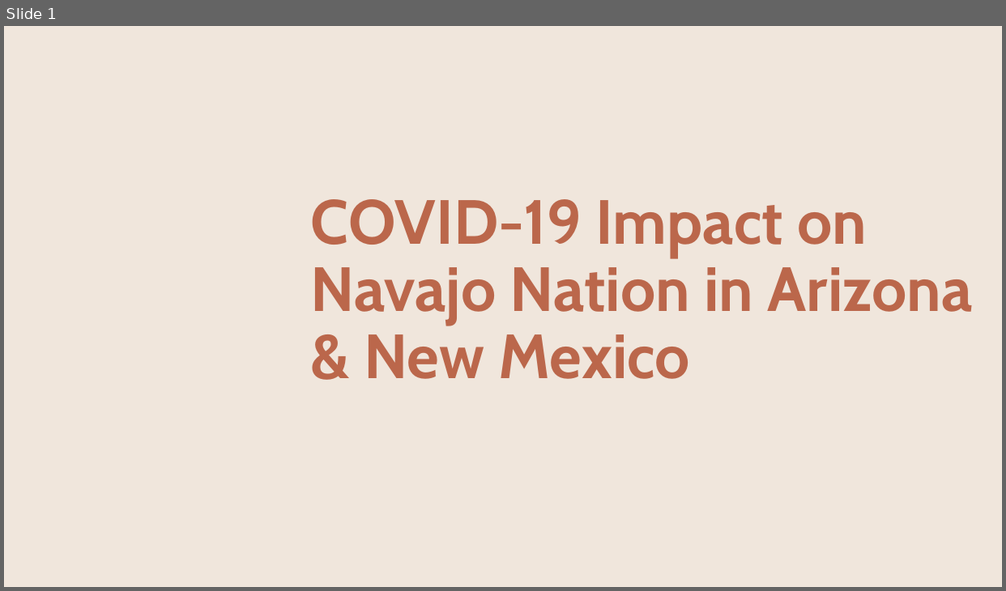
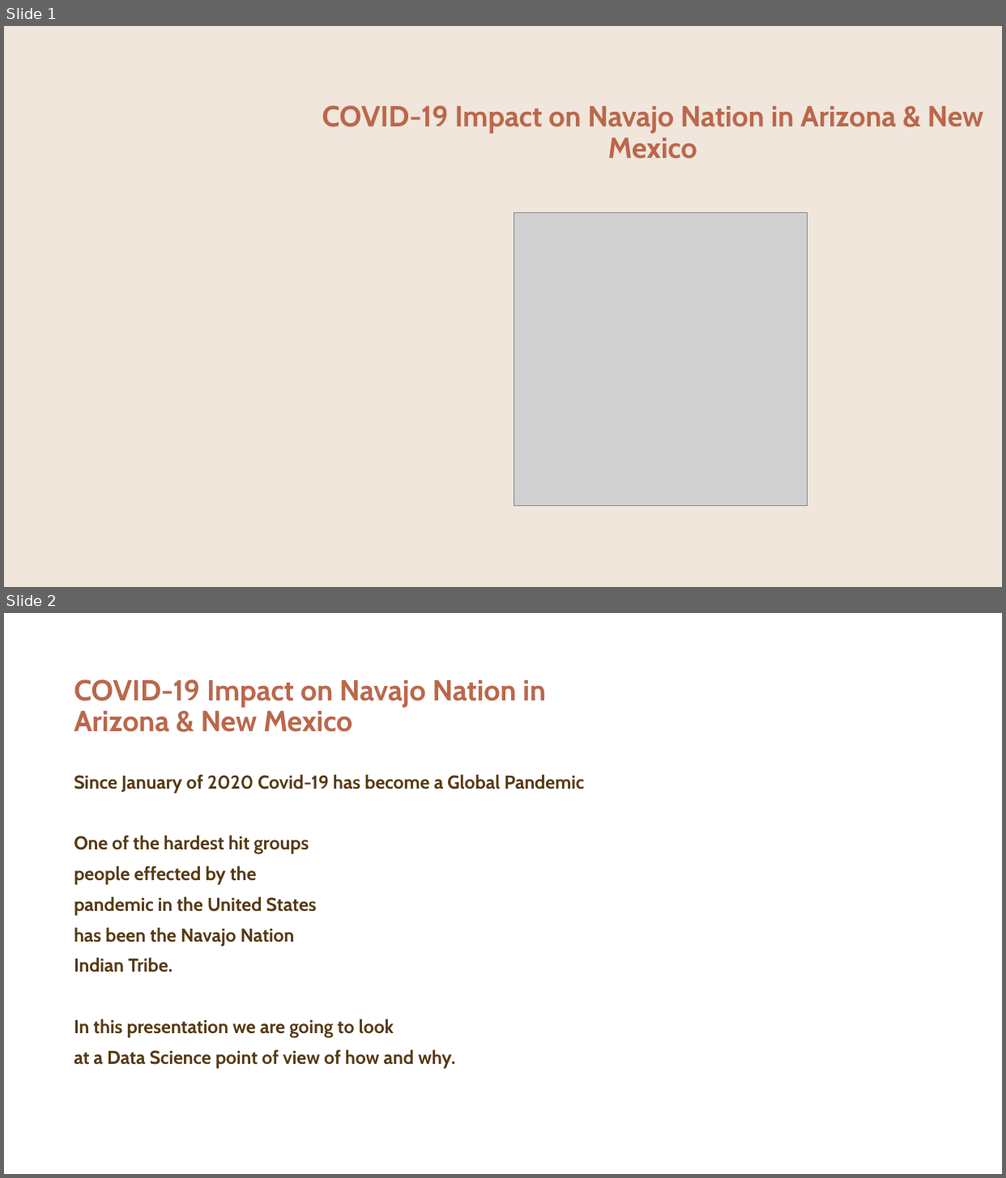
Before and after one commit to CCostenbader/Covid-19-effects-on-the-Navajo-Nation-Indian-Tribe, a slide deck: FinalPP.pptx. Shown one above the other, each under a label of ours: slide 1 before the commit, slides 1 and 2 after it. The pictures are 1006x591 and 1006x1178 pixels, drawn with LibreOffice and Linux fonts; fonts in the diff are those of the drawing; grey boxes stand for pictures; background and template pictures are left out. Boxes give left, top, right and bottom in pixels: in the first picture for what was removed or moved away, otherwise in the second. Text is boxed around its words. In the diff, an @@ line names an element or a change of style, - is before the commit and + after.

```diff
--- a/FinalPP.pptx
+++ b/FinalPP.pptx
@@ slide 2 added at [4, 613, 1002, 1174], background #FFFFFF @@
@@ title added at [74, 679, 545, 732], 28 pt, text #BB674B, bold @@
+COVID-19 Impact on Navajo Nation in Arizona & New Mexico
@@ text added at [74, 774, 585, 1069], 18 pt, text #563B14, bold @@
+Since January of 2020 Covid-19 has become a Global Pandemic
+One of the hardest hit groups
+people effected by the
+pandemic in the United States
+has been the Navajo Nation
+Indian Tribe.
+In this presentation we are going to look
+at a Data Science point of view of how and why.
@@ slide 1 changed as well @@
@@ title "COVID-19 Impact on Navajo Nation ...": place and size @@
-title "COVID-19 Impact on Navajo Nation ..." at [311, 199, 973, 379]
+title "COVID-19 Impact on Navajo Nation ..." at [322, 105, 983, 159]
@@ title "COVID-19 Impact on Navajo Nation ..." at [322, 105, 983, 159]: size 60 to 28 pt; alignment left to centre @@
@@ picture added at [513, 213, 808, 506] @@
```
Also in this commit, not shown: 4 other slides changed, 40 other slides added, 6 slides removed, 1 other file.
